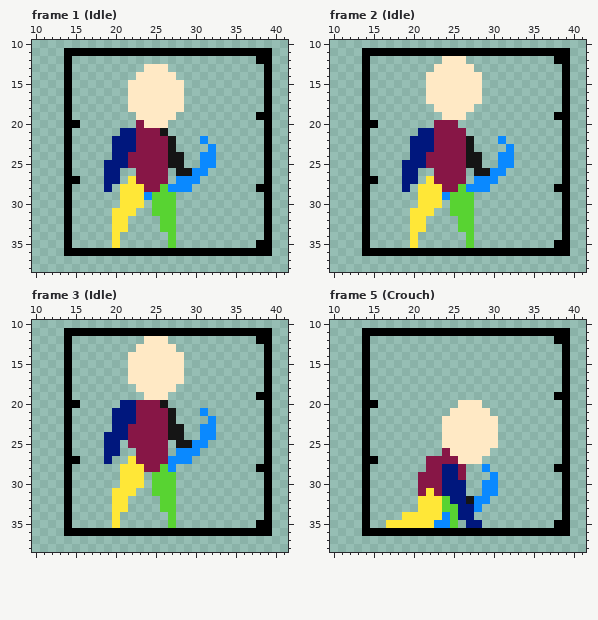
Pixel-art file: Assets/Home_bred/Archer/NewArcher.aseprite. Above is the file before it was changed.
48x48 pixels, 26 frames. Shown: frame 1 (Idle): x 10..41, y 10..38; frame 2 (Idle): x 10..41, y 10..38; frame 3 (Idle): x 10..41, y 10..38; frame 5 (Crouch): x 10..41, y 10..38. The commit also changed other frames, which this record leaves out.
Once edited:
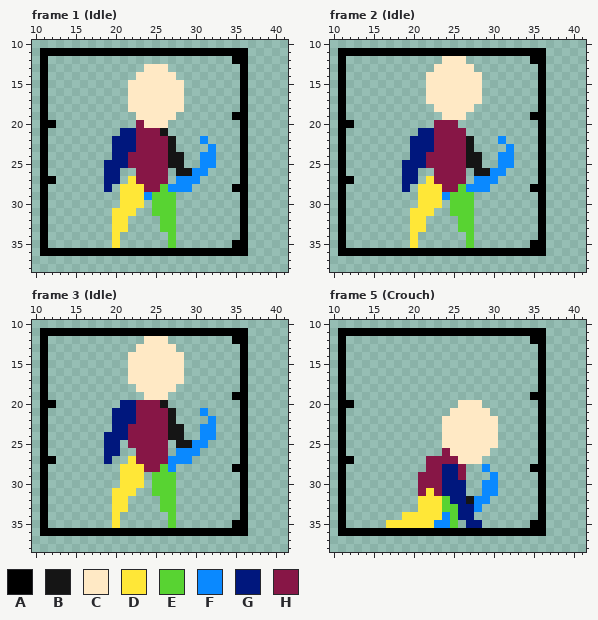
Palette (. is transparent): A #000000  B #151515  C #ffe9c5  D #ffe737  E #58d332  F #0a89ff  G #00177d  H #871646
Author's note on the commit: Modificações sprite player
Edits made:
--- frame 1 (Idle), layer "Background"
@@ x 10..41 @@
 10 ................................
-11 ....AAAAAAAAAAAAAAAAAAAAAAAAAA..
-12 ....A.......................AA..
-13 ....A.........CCC............A..
-14 ....A........CCCCC...........A..
-15 ....A.......CCCCCCC..........A..
-16 ....A.......CCCCCCC..........A..
-17 ....A.......CCCCCCC..........A..
-18 ....A.......CCCCCCC..........A..
-19 ....A........CCCCC..........AA..
-20 ....AA.......HCCC............A..
-21 ....A......GGHHHB............A..
-22 ....A.....GGGHHHHB...F.......A..
-23 ....A.....GGGHHHHB....F......A..
-24 ....A.....GGHHHHHBB..FF......A..
-25 ....A....GGGHHHHHBB..FF......A..
-26 ....A....GG..HHHH.BBFF.......A..
-27 ....AA...GG.DHHHH.FFF........A..
-28 ....A....G.DDDHHEFFF........AA..
-29 ....A......DDDFEEE...........A..
-30 ....A......DDD.EEE...........A..
-31 ....A.....DDD..EEE...........A..
-32 ....A.....DD....EE...........A..
-33 ....A.....DD....EE...........A..
-34 ....A.....D......E...........A..
-35 ....A.....D......E..........AA..
-36 ....AAAAAAAAAAAAAAAAAAAAAAAAAA..
+11 .AAAAAAAAAAAAAAAAAAAAAAAAAA.....
+12 .A.......................AA.....
+13 .A............CCC.........A.....
+14 .A...........CCCCC........A.....
+15 .A..........CCCCCCC.......A.....
+16 .A..........CCCCCCC.......A.....
+17 .A..........CCCCCCC.......A.....
+18 .A..........CCCCCCC.......A.....
+19 .A...........CCCCC.......AA.....
+20 .AA..........HCCC.........A.....
+21 .A.........GGHHHB.........A.....
+22 .A........GGGHHHHB...F....A.....
+23 .A........GGGHHHHB....F...A.....
+24 .A........GGHHHHHBB..FF...A.....
+25 .A.......GGGHHHHHBB..FF...A.....
+26 .A.......GG..HHHH.BBFF....A.....
+27 .AA......GG.DHHHH.FFF.....A.....
+28 .A.......G.DDDHHEFFF.....AA.....
+29 .A.........DDDFEEE........A.....
+30 .A.........DDD.EEE........A.....
+31 .A........DDD..EEE........A.....
+32 .A........DD....EE........A.....
+33 .A........DD....EE........A.....
+34 .A........D......E........A.....
+35 .A........D......E.......AA.....
+36 .AAAAAAAAAAAAAAAAAAAAAAAAAA.....
 37 ................................
--- frame 2 (Idle), layer "Background"
@@ x 10..41 @@
 10 ................................
-11 ....AAAAAAAAAAAAAAAAAAAAAAAAAA..
-12 ....A.........CCC...........AA..
-13 ....A........CCCCC...........A..
-14 ....A.......CCCCCCC..........A..
-15 ....A.......CCCCCCC..........A..
-16 ....A.......CCCCCCC..........A..
-17 ....A.......CCCCCCC..........A..
-18 ....A........CCCCC...........A..
-19 ....A.........CCC...........AA..
-20 ....AA.......HHH.............A..
-21 ....A......GGHHHH............A..
-22 ....A.....GGGHHHHB...F.......A..
-23 ....A.....GGGHHHHB....F......A..
-24 ....A.....GGHHHHHBB..FF......A..
-25 ....A....GGGHHHHHBB..FF......A..
-26 ....A....GG..HHHH.BBFF.......A..
-27 ....AA...GG.DHHHH.FFF........A..
-28 ....A....G.DDDHHEFFF........AA..
-29 ....A......DDDFEEE...........A..
-30 ....A......DDD.EEE...........A..
-31 ....A.....DDD..EEE...........A..
-32 ....A.....DD....EE...........A..
-33 ....A.....DD....EE...........A..
-34 ....A.....D......E...........A..
-35 ....A.....D......E..........AA..
-36 ....AAAAAAAAAAAAAAAAAAAAAAAAAA..
+11 .AAAAAAAAAAAAAAAAAAAAAAAAAA.....
+12 .A............CCC........AA.....
+13 .A...........CCCCC........A.....
+14 .A..........CCCCCCC.......A.....
+15 .A..........CCCCCCC.......A.....
+16 .A..........CCCCCCC.......A.....
+17 .A..........CCCCCCC.......A.....
+18 .A...........CCCCC........A.....
+19 .A............CCC........AA.....
+20 .AA..........HHH..........A.....
+21 .A.........GGHHHH.........A.....
+22 .A........GGGHHHHB...F....A.....
+23 .A........GGGHHHHB....F...A.....
+24 .A........GGHHHHHBB..FF...A.....
+25 .A.......GGGHHHHHBB..FF...A.....
+26 .A.......GG..HHHH.BBFF....A.....
+27 .AA......GG.DHHHH.FFF.....A.....
+28 .A.......G.DDDHHEFFF.....AA.....
+29 .A.........DDDFEEE........A.....
+30 .A.........DDD.EEE........A.....
+31 .A........DDD..EEE........A.....
+32 .A........DD....EE........A.....
+33 .A........DD....EE........A.....
+34 .A........D......E........A.....
+35 .A........D......E.......AA.....
+36 .AAAAAAAAAAAAAAAAAAAAAAAAAA.....
 37 ................................
--- frame 3 (Idle), layer "Background"
@@ x 10..41 @@
 10 ................................
-11 ....AAAAAAAAAAAAAAAAAAAAAAAAAA..
-12 ....A.........CCC...........AA..
-13 ....A........CCCCC...........A..
-14 ....A.......CCCCCCC..........A..
-15 ....A.......CCCCCCC..........A..
-16 ....A.......CCCCCCC..........A..
-17 ....A.......CCCCCCC..........A..
-18 ....A........CCCCC...........A..
-19 ....A.........CCC...........AA..
-20 ....AA.....GGHHHB............A..
-21 ....A.....GGGHHHHB...F.......A..
-22 ....A.....GGGHHHHB....F......A..
-23 ....A.....GGHHHHHBB..FF......A..
-24 ....A....GGGHHHHHBB..FF......A..
-25 ....A....GG.HHHHH.BBFF.......A..
-26 ....A....GG..HHHH.FFF........A..
-27 ....AA...G..DHHHHFFF.........A..
-28 ....A......DDDHHEF..........AA..
-29 ....A......DDD.EEE...........A..
-30 ....A......DDD.EEE...........A..
-31 ....A.....DDD..EEE...........A..
-32 ....A.....DD....EE...........A..
-33 ....A.....DD....EE...........A..
-34 ....A.....D......E...........A..
-35 ....A.....D......E..........AA..
-36 ....AAAAAAAAAAAAAAAAAAAAAAAAAA..
+11 .AAAAAAAAAAAAAAAAAAAAAAAAAA.....
+12 .A............CCC........AA.....
+13 .A...........CCCCC........A.....
+14 .A..........CCCCCCC.......A.....
+15 .A..........CCCCCCC.......A.....
+16 .A..........CCCCCCC.......A.....
+17 .A..........CCCCCCC.......A.....
+18 .A...........CCCCC........A.....
+19 .A............CCC........AA.....
+20 .AA........GGHHHB.........A.....
+21 .A........GGGHHHHB...F....A.....
+22 .A........GGGHHHHB....F...A.....
+23 .A........GGHHHHHBB..FF...A.....
+24 .A.......GGGHHHHHBB..FF...A.....
+25 .A.......GG.HHHHH.BBFF....A.....
+26 .A.......GG..HHHH.FFF.....A.....
+27 .AA......G..DHHHHFFF......A.....
+28 .A.........DDDHHEF.......AA.....
+29 .A.........DDD.EEE........A.....
+30 .A.........DDD.EEE........A.....
+31 .A........DDD..EEE........A.....
+32 .A........DD....EE........A.....
+33 .A........DD....EE........A.....
+34 .A........D......E........A.....
+35 .A........D......E.......AA.....
+36 .AAAAAAAAAAAAAAAAAAAAAAAAAA.....
 37 ................................
--- frame 5 (Crouch), layer "Background"
@@ x 10..41 @@
 10 ................................
-11 ....AAAAAAAAAAAAAAAAAAAAAAAAAA..
-12 ....A.......................AA..
-13 ....A........................A..
-14 ....A........................A..
-15 ....A........................A..
-16 ....A........................A..
-17 ....A........................A..
-18 ....A........................A..
-19 ....A.......................AA..
-20 ....AA..........CCC..........A..
-21 ....A..........CCCCC.........A..
-22 ....A.........CCCCCCC........A..
-23 ....A.........CCCCCCC........A..
-24 ....A.........CCCCCCC........A..
-25 ....A.........CCCCCCC........A..
-26 ....A.........HCCCCC.........A..
-27 ....AA......HHHHCCC..........A..
-28 ....A.......HHGGH..F........AA..
-29 ....A......HHHGGH...F........A..
-30 ....A......HHHGGG..FF........A..
-31 ....A......HDHGGG..FF........A..
-32 ....A......DDDEGGBFF.........A..
-33 ....A......DDDEEGGF..........A..
-34 ....A....DDDDDFEGG...........A..
-35 ....A..DDDDDDFFE.GG.........AA..
-36 ....AAAAAAAAAAAAAAAAAAAAAAAAAA..
+11 .AAAAAAAAAAAAAAAAAAAAAAAAAA.....
+12 .A.......................AA.....
+13 .A........................A.....
+14 .A........................A.....
+15 .A........................A.....
+16 .A........................A.....
+17 .A........................A.....
+18 .A........................A.....
+19 .A.......................AA.....
+20 .AA.............CCC.......A.....
+21 .A.............CCCCC......A.....
+22 .A............CCCCCCC.....A.....
+23 .A............CCCCCCC.....A.....
+24 .A............CCCCCCC.....A.....
+25 .A............CCCCCCC.....A.....
+26 .A............HCCCCC......A.....
+27 .AA.........HHHHCCC.......A.....
+28 .A..........HHGGH..F.....AA.....
+29 .A.........HHHGGH...F.....A.....
+30 .A.........HHHGGG..FF.....A.....
+31 .A.........HDHGGG..FF.....A.....
+32 .A.........DDDEGGBFF......A.....
+33 .A.........DDDEEGGF.......A.....
+34 .A.......DDDDDFEGG........A.....
+35 .A.....DDDDDDFFE.GG......AA.....
+36 .AAAAAAAAAAAAAAAAAAAAAAAAAA.....
 37 ................................
